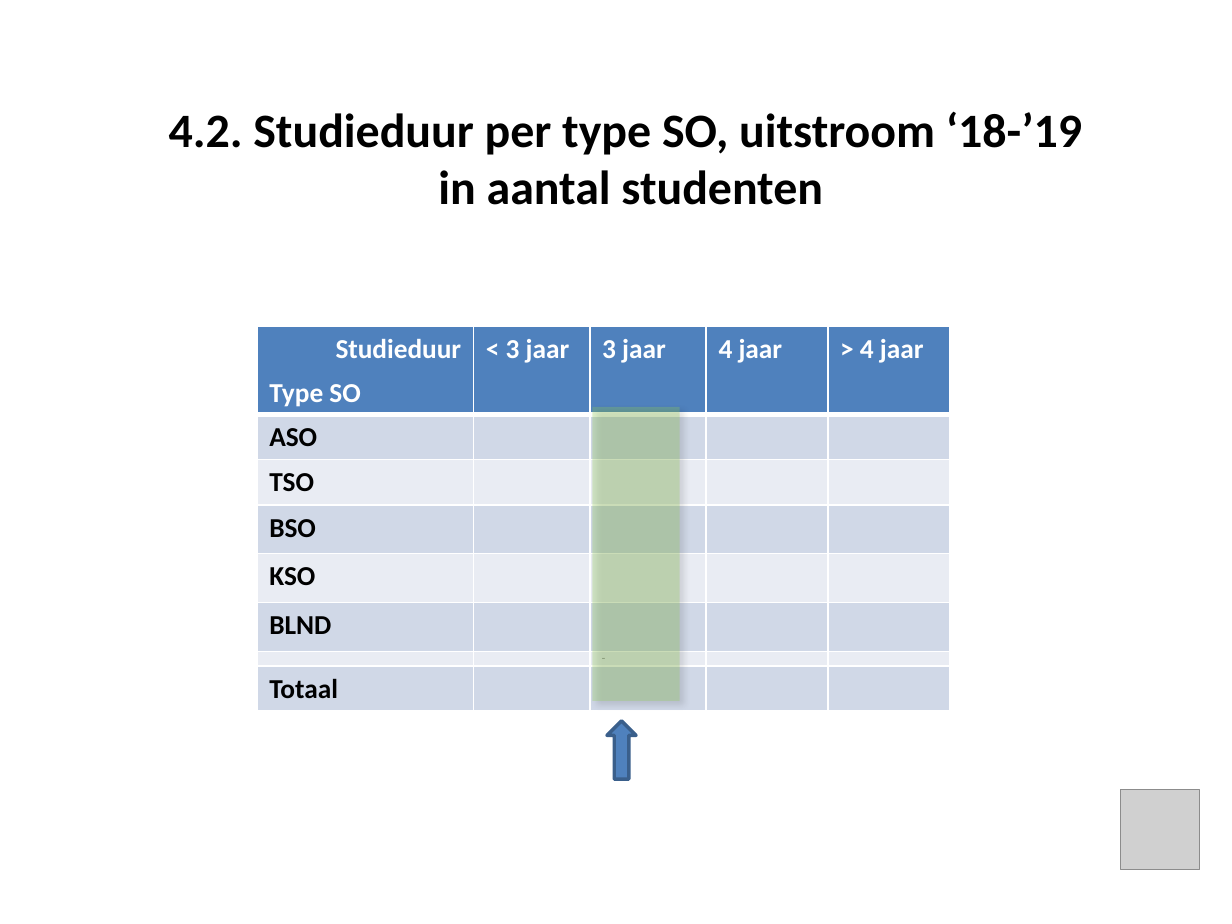
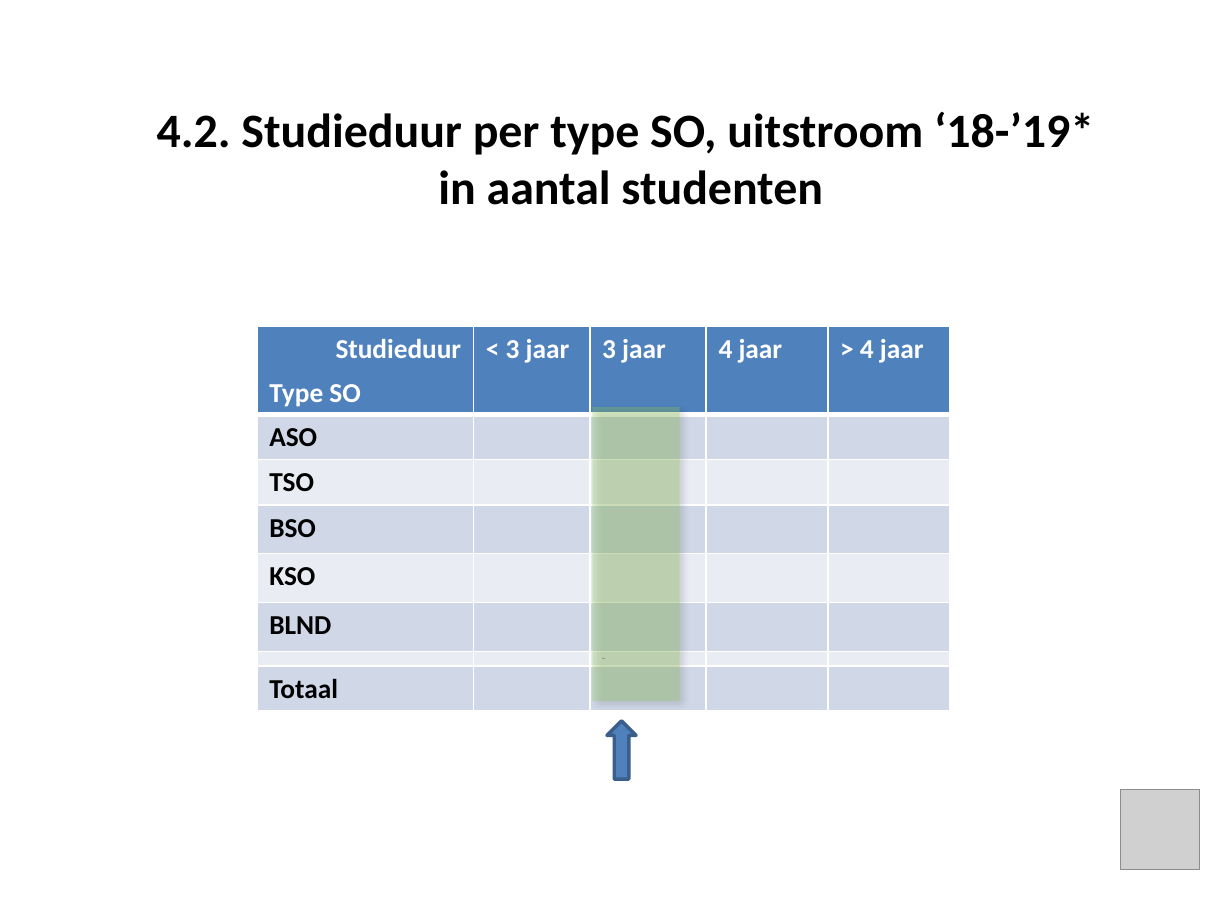
Before and after one commit to JorenSchelkens/GIP, a slide deck: slide 21 of CalculationDomain/ErasmusHogeSchool/EmptyPowerPoint.pptx. Drawn at 1232x924 pixels with LibreOffice and Linux fonts; fonts in the diff are those of the drawing; grey boxes stand for pictures. Boxes give left, top, right and bottom in pixels: in the first picture for what was removed or moved away, otherwise in the second. Text is boxed around its words. In the diff, an @@ line names an element or a change of style, - is before the commit and + after.

```diff
--- a/CalculationDomain/ErasmusHogeSchool/EmptyPowerPoint.pptx
+++ b/CalculationDomain/ErasmusHogeSchool/EmptyPowerPoint.pptx
@@ text at bbox=[157, 112, 1094, 155]: text changed @@
-4.2. Studieduur per type SO, uitstroom ‘18-’19
+4.2. Studieduur per type SO, uitstroom ‘18-’19*
```
Also in this commit, not shown: 11 other slides changed, 21 other files.
